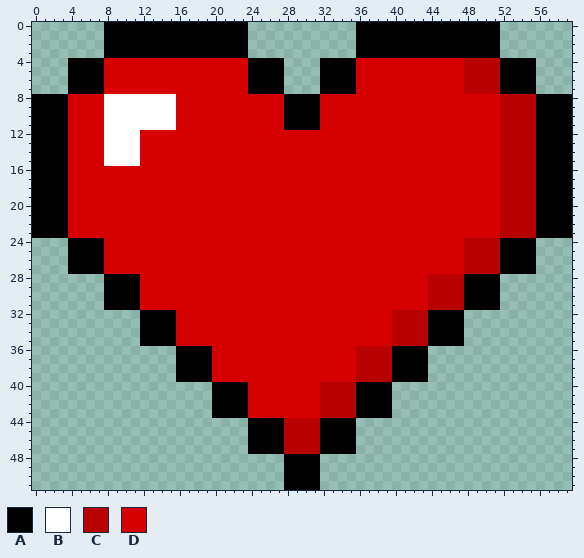
Two states of a pixel-art sprite, full_heart.png. Above: the version before the commit.
The file is 60x52 pixels.
Palette (. is transparent): A #000000  B #ffffff  C #b90000  D #d60000
After the commit:
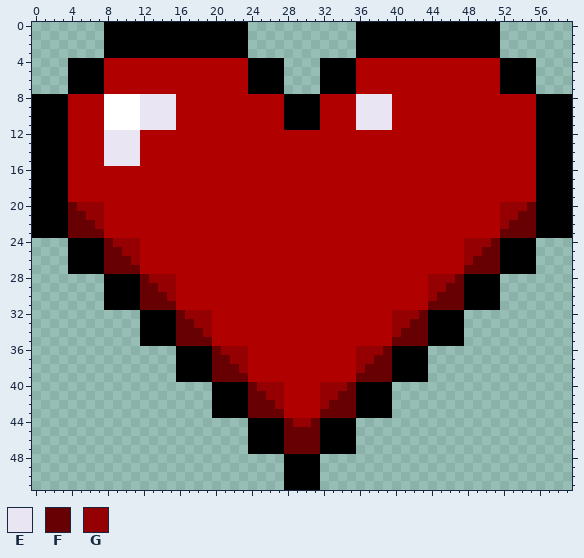
Colours new in this view: E #eae5f3  F #660003  G #950003
Edits made:
colour D: #d60000 -> #b00000
Changed rows in their new state; - is a pixel that keeps its letter.
first column x 4:
 4 --------------------------------------------DDDD----
 5 --------------------------------------------DDDD----
 6 --------------------------------------------DDDD----
 7 --------------------------------------------DDDD----
 8 --------EEEE--------------------EEEE------------DDDD
 9 --------EEEE--------------------EEEE------------DDDD
10 --------EEEE--------------------EEEE------------DDDD
11 --------EEEE--------------------EEEE------------DDDD
12 ----EEEE----------------------------------------DDDD
13 ----EEEE----------------------------------------DDDD
14 ----EEEE----------------------------------------DDDD
15 ----EEEE----------------------------------------DDDD
16 ------------------------------------------------DDDD
17 ------------------------------------------------DDDD
18 ------------------------------------------------DDDD
19 ------------------------------------------------DDDD
20 FGGG--------------------------------------------GGGF
21 FFGG--------------------------------------------GGFF
22 FFFG--------------------------------------------GFFF
23 FFFF--------------------------------------------FFFF
24 ----FGGG------------------------------------GGGF----
25 ----FFGG------------------------------------GGFF----
26 ----FFFG------------------------------------GFFF----
27 ----FFFF------------------------------------FFFF----
28 --------FGGG----------------------------GGGF--------
29 --------FFGG----------------------------GGFF--------
30 --------FFFG----------------------------GFFF--------
31 --------FFFF----------------------------FFFF--------
32 ------------FGGG--------------------GGGF------------
33 ------------FFGG--------------------GGFF------------
34 ------------FFFG--------------------GFFF------------
35 ------------FFFF--------------------FFFF------------
36 ----------------FGGG------------GGGF----------------
37 ----------------FFGG------------GGFF----------------
38 ----------------FFFG------------GFFF----------------
39 ----------------FFFF------------FFFF----------------
40 --------------------FGGG----GGGF--------------------
41 --------------------FFGG----GGFF--------------------
42 --------------------FFFG----GFFF--------------------
43 --------------------FFFF----FFFF--------------------
44 ------------------------FGGF------------------------
45 ------------------------FFFF------------------------
46 ------------------------FFFF------------------------
47 ------------------------FFFF------------------------
Pixel boxes of the changes (left, top, right, bottom) in both pictures:
changed: (68, 58, 536, 454)
